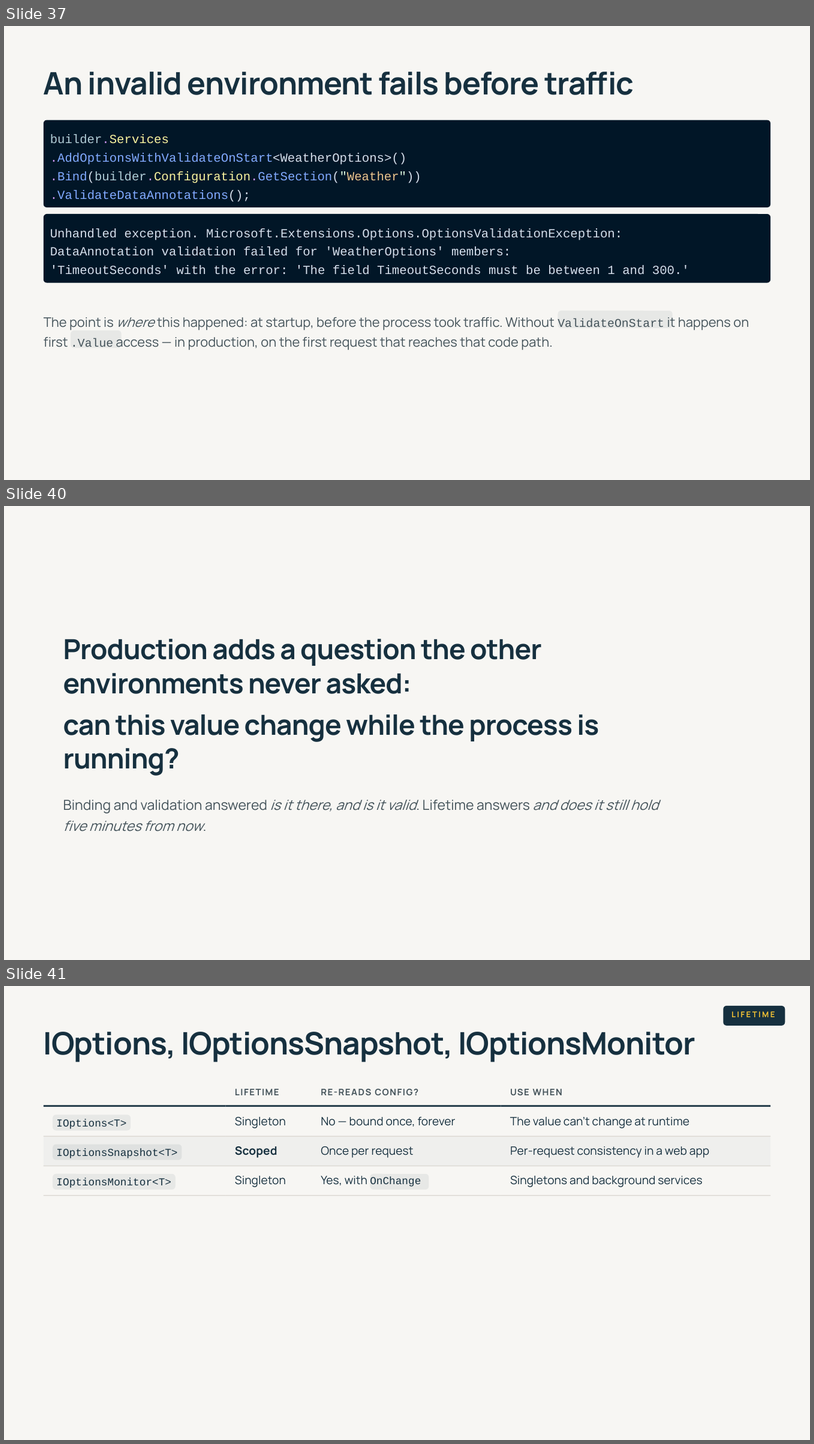
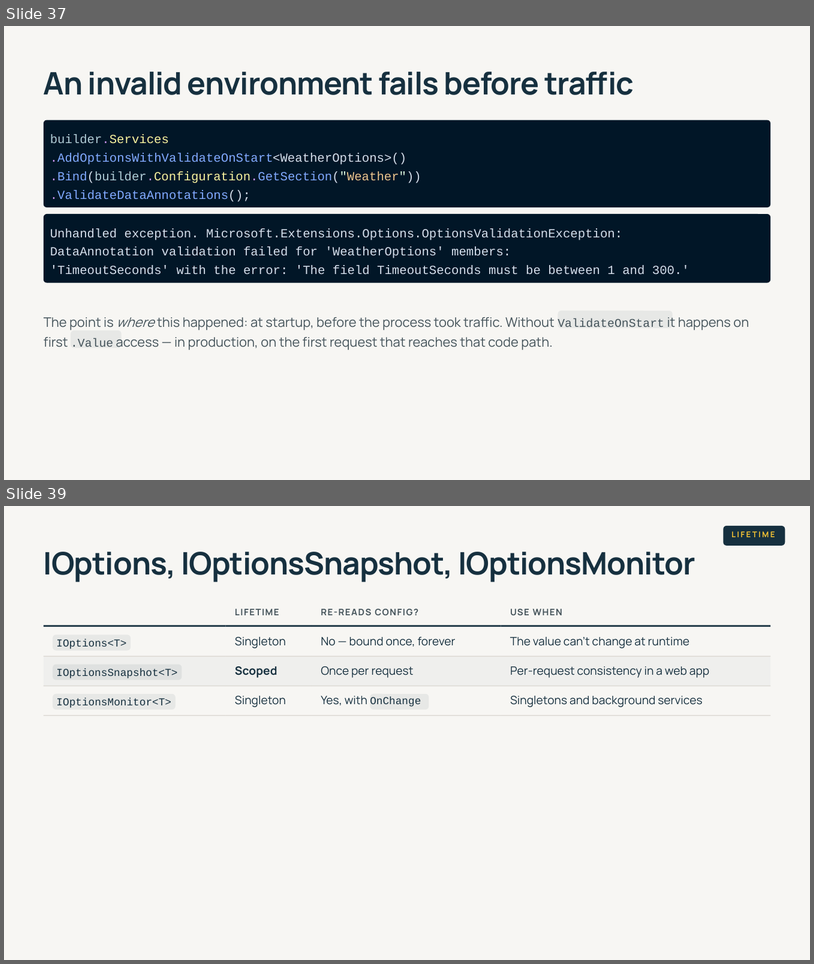
Before and after one commit to 1kevgriff/modern-dotnet-configuration, a slide deck: slides/modern-dotnet-configuration.pptx. Shown one above the other, each under a label of ours: slides 37, 40 and 41 before the commit, slides 37 and 39 after it; the slides between them are not shown. The pictures are 814x1444 and 814x964 pixels, drawn with LibreOffice and Linux fonts; fonts in the diff are those of the drawing. Boxes give left, top, right and bottom in pixels: in the first picture for what was removed or moved away, otherwise in the second. Text is boxed around its words. In the diff, an @@ line names an element or a change of style, - is before the commit and + after.

```diff
--- a/slides/modern-dotnet-configuration.pptx
+++ b/slides/modern-dotnet-configuration.pptx
@@ slide 40 removed at [4, 506, 810, 960], background #FFFFFF @@
@@ rectangle removed at [4, 506, 810, 960] @@
@@ text removed at [63, 639, 542, 694] @@
-Production adds a question the other environments never asked:
@@ text removed at [63, 714, 599, 775] @@
-can this value change while the process is running?
@@ text removed at [63, 799, 659, 831] @@
-Binding and validation answered is it there, and is it valid. Lifetime answers and does it still hold five minutes from now.
@@ what was slide 41 is now slide 39 @@
```
Also in this commit, not shown: 11 slides changed, 3 slides added, 6 other slides removed, 3 other files.
